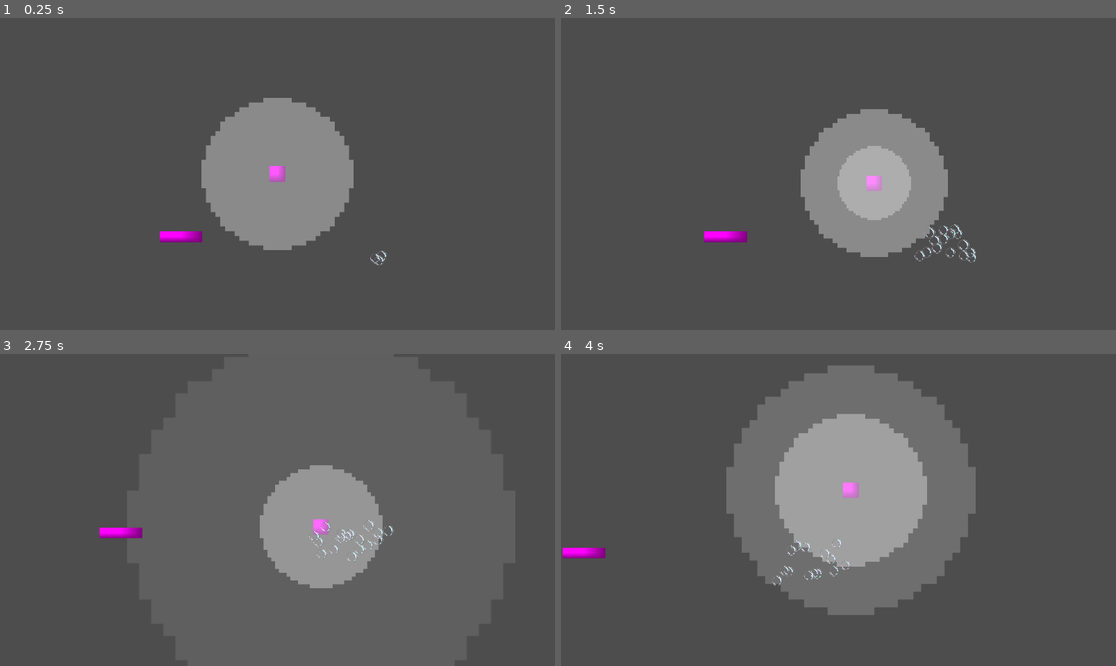
Above: before the commit, frames 1-4 (two rows, left to right).
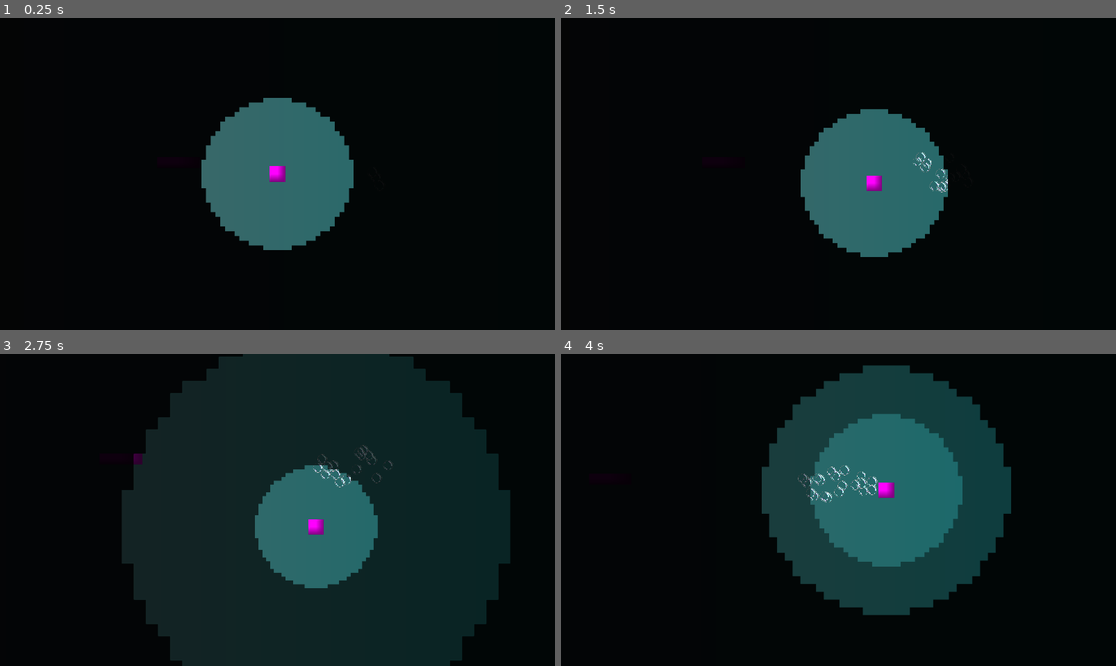
Above: after the commit, the same moments.

Repository: Meemog/LudumDare59
Game: Godot game, scene res://Scenes/main.tscn
Two runs of this game, one before a commit and one after it. Both use one fixed random seed, a clock stepped at 60 frames per second and the inputs below.
Inputs:
- Up to frame 1 (0.25 s): no input
- Up to frame 2 (1.5 s): hold D (right) 0.53-1.28 s; hold Space (personal_sonar) 0.53-1.28 s; hold S (down) from 1.28 s (still down); tap Space (personal_sonar) at 1.35 s
- Up to frame 3 (2.75 s): release S (down) at 2.03 s; hold D (right) from 2.03 s (still down); hold Space (personal_sonar) from 2.03 s (still down)
- Up to frame 4 (4 s): release D (right) at 2.78 s; release Space (personal_sonar) at 2.78 s; hold W (up) 2.78-3.53 s; tap Space (personal_sonar) at 2.85 s; hold A (left) from 3.53 s (still down); hold Space (personal_sonar) from 3.53 s (still down)

The runs differ from the first frame. In frame 1, 100% of the frame differs, in the area x 0-100%, y 0-100%; in frame 2, 100%; in frame 3, 100%; in frame 4, 100%.

Commit message:
DARKNESS SHADER DONE! WOOOOOgit add .git add .!

Diff:
--- /dev/null
+++ b/Scenes/darkness.gd
@@ -0,0 +1,6 @@
+extends Sprite2D
+
+@export var camera: Node2D
+
+func _process(delta: float) -> void:
+    position = camera.position
--- a/Scenes/main.tscn
+++ b/Scenes/main.tscn
@@ -4,22 +4,49 @@
 [ext_resource type="PackedScene" uid="uid://dki1bia61wip2" path="res://Scenes/bubbles.tscn" id="2_8gbba"]
 [ext_resource type="PackedScene" uid="uid://vtbmeiagl1st" path="res://Scenes/checkpoint.tscn" id="2_bo1nx"]
 [ext_resource type="PackedScene" uid="uid://eyawafj404ax" path="res://Scenes/test_wall.tscn" id="4_jjvhh"]
+[ext_resource type="Script" uid="uid://brdaobtqsoq15" path="res://Scenes/darkness.gd" id="5_kry3j"]
+
+[sub_resource type="Gradient" id="Gradient_jjvhh"]
+offsets = PackedFloat32Array(0, 0.018072288, 0.9879518, 1)
+colors = PackedColorArray(0, 0, 0, 1, 0.40361446, 0.40361446, 0.40361446, 1, 0, 0.41552535, 0.4235114, 1, 1, 1, 1, 1)
+
+[sub_resource type="GradientTexture1D" id="GradientTexture1D_kry3j"]
+gradient = SubResource("Gradient_jjvhh")
+
+[sub_resource type="CanvasTexture" id="CanvasTexture_21xkr"]
 
 [node name="Main" type="Node2D" unique_id=2099088848]
 
+[node name="background" type="Sprite2D" parent="." unique_id=1009326119]
+position = Vector2(470.99994, -2)
+scale = Vector2(17.281248, 2891)
+texture = SubResource("GradientTexture1D_kry3j")
+
 [node name="Checkpoint" parent="." unique_id=1489703755 instance=ExtResource("2_bo1nx")]
 position = Vector2(539, 459)
-
-[node name="Player" parent="." unique_id=1356148789 instance=ExtResource("1_jjgbg")]
-position = Vector2(545, 65)
-collision_mask = 3
-soft_max_velocity = 200.0
-hard_max_velocity = 400.0
-acceleration = 30.0
 
 [node name="Bubbles" parent="." unique_id=1341844542 instance=ExtResource("2_8gbba")]
 position = Vector2(1024, 309)
 
 [node name="TestWall" parent="." unique_id=535881776 instance=ExtResource("4_jjvhh")]
 position = Vector2(211, 282)
-collision_layer = 2
+
+[node name="BackBufferCopy" type="BackBufferCopy" parent="." unique_id=1943875325]
+position = Vector2(606, 317)
+copy_mode = 2
+
+[node name="Darkness" type="Sprite2D" parent="BackBufferCopy" unique_id=139276265 node_paths=PackedStringArray("camera")]
+modulate = Color(0, 0, 0, 0.94509804)
+position = Vector2(-126.00006, -96.000015)
+scale = Vector2(3686, 2326)
+texture = SubResource("CanvasTexture_21xkr")
+script = ExtResource("5_kry3j")
+camera = NodePath("../Player")
+
+[node name="Player" parent="BackBufferCopy" unique_id=1356148789 instance=ExtResource("1_jjgbg")]
+position = Vector2(-53, 4)
+collision_mask = 3
+soft_max_velocity = 200.0
+hard_max_velocity = 400.0
+acceleration = 30.0
+max_alpha = 0.94
--- a/Scenes/player.gd
+++ b/Scenes/player.gd
@@ -9,6 +9,7 @@
 @export_category("Sonar")
 @export var growth_speed: float = .15 ## The speed at which the personal sonar grows
 @export var fade_time: float = 1 ## The time it takes for the sonar to fully fade
+@export var max_alpha: float = 1 ## Alpha value of the darkness
 
 @export_category("Death")
 @export var death_time: float = 3 ## Time after dying before respawn
@@ -22,8 +23,7 @@
 var _y_start: float
 var _sonar_cone: Node2D
 var _sonar_sprite: Sprite2D
-var _current_alpha: float
-var _start_alpha: float
+var _sonar_dark: Sprite2D
 var _sonar_active: bool
 var _time_since_sonar: float
 
@@ -45,10 +45,9 @@
     _particles = $GPUParticles2D
 
     _sonar_cone = $PersonalSonar
-    _sonar_sprite = $PersonalSonar/Sprite2D
+    _sonar_sprite = $PersonalSonar/mask
+    _sonar_dark = $PersonalSonar/dark
     _sonar_cone.scale = Vector2.ZERO
-    _start_alpha = _sonar_sprite.self_modulate.a
-    _current_alpha = _start_alpha
 
     _checkpoint_pos = position
 
@@ -131,7 +130,7 @@
 func _sonar() -> void:
     _sonar_active = true
     _time_since_sonar = 0
-    _sonar_sprite.self_modulate.a = _start_alpha
+    _sonar_dark.self_modulate.a = 0
     _sonar_cone.scale = Vector2.ZERO
     _sonar_cone.visible = true
 
@@ -139,10 +138,8 @@
     if _sonar_active:
         _time_since_sonar += delta
         _sonar_cone.scale += Vector2(growth_speed, growth_speed)
-        var alpha = (1 - _time_since_sonar/fade_time) * _start_alpha
-        if alpha < 0:
-            alpha = 0
-        _sonar_sprite.self_modulate.a = alpha
+        var alpha = (_time_since_sonar/fade_time) * max_alpha
+        _sonar_dark.self_modulate.a = alpha
         if _time_since_sonar > fade_time:
             _sonar_cone.visible = false
             _sonar_active = false
--- a/Scenes/player.tscn
+++ b/Scenes/player.tscn
@@ -2,10 +2,14 @@
 
 [ext_resource type="Script" uid="uid://r01p844ucrm6" path="res://Scenes/player.gd" id="1_v0iea"]
 [ext_resource type="Texture2D" uid="uid://drdnfulfobmle" path="res://Assets/Sprites/VisionCone.png" id="2_cvnsp"]
+[ext_resource type="Shader" uid="uid://c5k7x8lnl0mk2" path="res://Scenes/vision.gdshader" id="2_vgqql"]
 [ext_resource type="Texture2D" uid="uid://crfnm33et8tx" path="res://Assets/Sprites/bubble.png" id="3_6t5aa"]
 
 [sub_resource type="RectangleShape2D" id="RectangleShape2D_cvnsp"]
 size = Vector2(54, 54)
+
+[sub_resource type="ShaderMaterial" id="ShaderMaterial_fkybt"]
+shader = ExtResource("2_vgqql")
 
 [sub_resource type="PlaceholderTexture2D" id="PlaceholderTexture2D_6t5aa"]
 
@@ -28,22 +32,26 @@
 [node name="CollisionShape2D" type="CollisionShape2D" parent="." unique_id=1551203545]
 shape = SubResource("RectangleShape2D_cvnsp")
 
-[node name="PlayerSprite" type="Sprite2D" parent="." unique_id=783650939]
-scale = Vector2(53.5, 53.5)
-texture = SubResource("PlaceholderTexture2D_6t5aa")
+[node name="PersonalSonar" type="Node2D" parent="." unique_id=569842081]
+
+[node name="mask" type="Sprite2D" parent="PersonalSonar" unique_id=1149514148]
+material = SubResource("ShaderMaterial_fkybt")
+texture = ExtResource("2_cvnsp")
+
+[node name="dark" type="Sprite2D" parent="PersonalSonar" unique_id=1104522499]
+modulate = Color(0, 0, 0, 1)
+texture = ExtResource("2_cvnsp")
 
 [node name="VisionCone" type="Node2D" parent="." unique_id=1430507]
 
 [node name="VisionSprite" type="Sprite2D" parent="VisionCone" unique_id=1627437993]
-self_modulate = Color(1, 1, 1, 0.34509805)
+material = SubResource("ShaderMaterial_fkybt")
 scale = Vector2(1.65, 1.65)
 texture = ExtResource("2_cvnsp")
 
-[node name="PersonalSonar" type="Node2D" parent="." unique_id=569842081]
-
-[node name="Sprite2D" type="Sprite2D" parent="PersonalSonar" unique_id=1149514148]
-self_modulate = Color(1, 1, 1, 0.34509805)
-texture = ExtResource("2_cvnsp")
+[node name="PlayerSprite" type="Sprite2D" parent="." unique_id=783650939]
+scale = Vector2(53.5, 53.5)
+texture = SubResource("PlaceholderTexture2D_6t5aa")
 
 [node name="GPUParticles2D" type="GPUParticles2D" parent="." unique_id=548458929]
 emitting = false
--- /dev/null
+++ b/Scenes/vision.gdshader
@@ -0,0 +1,13 @@
+shader_type canvas_item;
+
+uniform sampler2D screen_texture: hint_screen_texture;
+
+void fragment() {
+	COLOR = texture(screen_texture, SCREEN_UV);
+    COLOR.a = texture(TEXTURE, UV).a;
+}
+
+//void light() {
+//	// Called for every pixel for every light affecting the CanvasItem.
+//	// Uncomment to replace the default light processing function with this one.
+//}
Not shown, added: Scenes/darkness.gd.uid
Not shown, added: Scenes/vision.gdshader.uid
